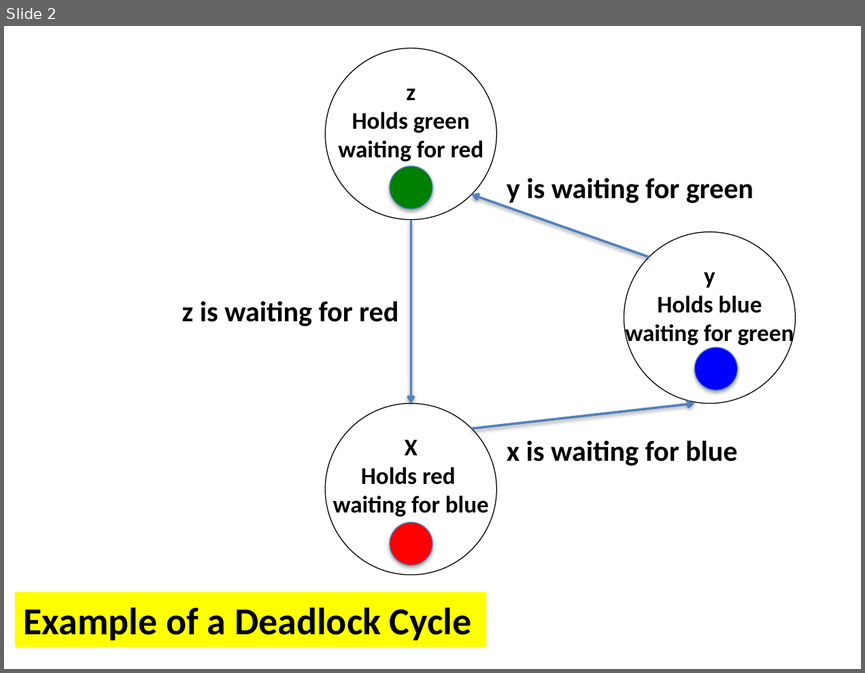
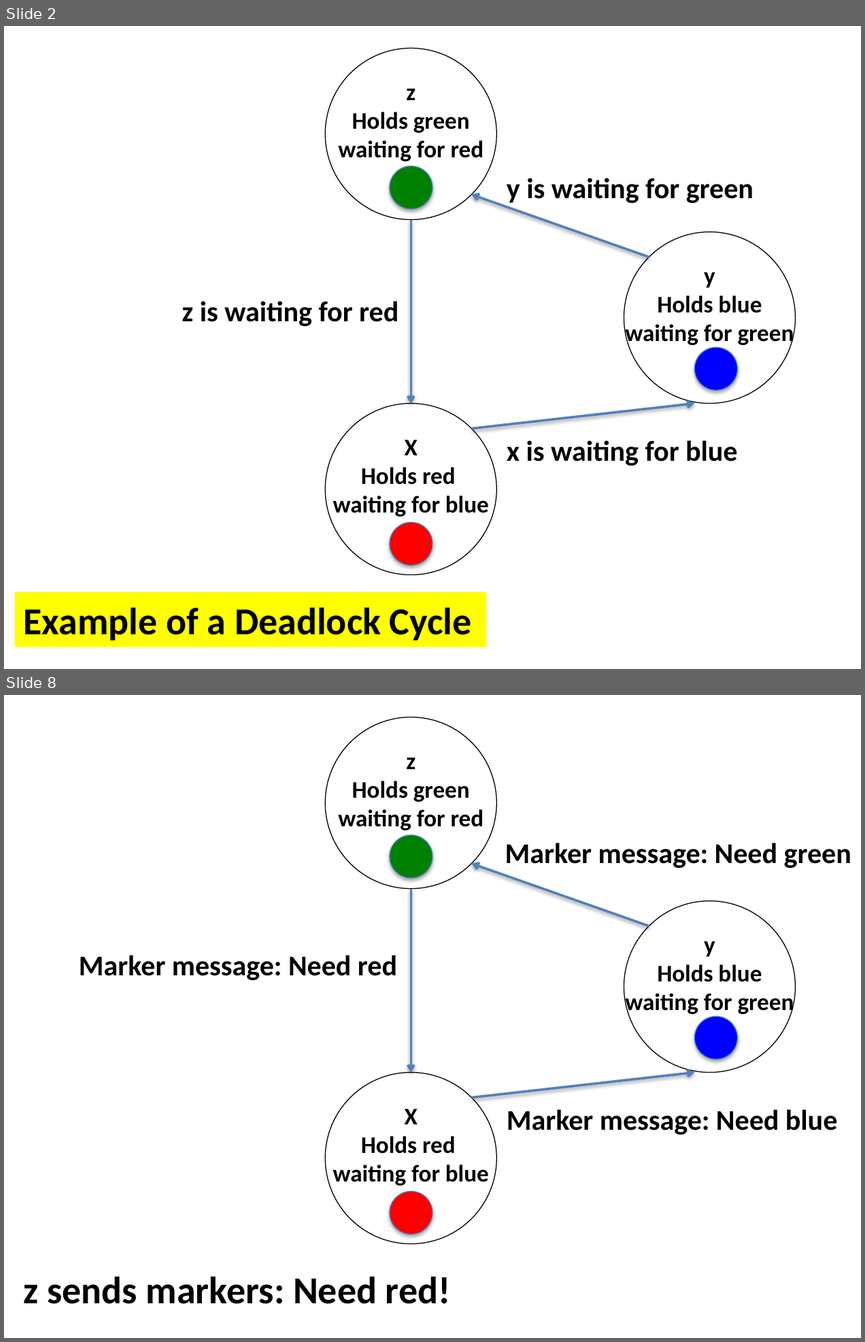
Before and after one commit to kmchandy/kmchandy.github.io, a slide deck: DeadlockDetection_And/DeadlockDetectionAnd.pptx. Shown one above the other, each under a label of ours: slide 2 before the commit, slides 2 and 8 after it; the slides between them are not shown. The pictures are 865x673 and 865x1342 pixels, drawn with LibreOffice and Linux fonts; fonts in the diff are those of the drawing. Boxes give left, top, right and bottom in pixels: in the first picture for what was removed or moved away, otherwise in the second. Text is boxed around its words. In the diff, an @@ line names an element or a change of style, - is before the commit and + after.

```diff
--- a/DeadlockDetection_And/DeadlockDetectionAnd.pptx
+++ b/DeadlockDetection_And/DeadlockDetectionAnd.pptx
@@ slide 8 added at [4, 695, 861, 1338], background #FFFFFF @@
@@ ellipse added at [325, 717, 496, 889], outline #000000 0.75 pt, 20 pt, text #000000, bold @@
+z
+Holds green
+waiting for red
@@ ellipse added at [390, 834, 432, 877], fill #008000, outline #4B7EBC 0.75 pt @@
@@ text added at [505, 843, 851, 868], 24 pt, text #000000, bold @@
+Marker message: Need green
@@ arrow added from (649, 926) to (472, 864), #4F81BD 2 pt @@
@@ arrow added from (411, 889) to (411, 1072), #4F81BD 2 pt @@
@@ ellipse added at [623, 900, 795, 1072], outline #000000 0.75 pt, 20 pt, text #000000, bold @@
+y
+Holds blue
+waiting for green
@@ text added at [79, 955, 397, 980], 24 pt, text #000000, bold @@
+Marker message: Need red
@@ ellipse added at [695, 1016, 738, 1059], fill #0000FF, outline #4B7EBC 0.75 pt @@
@@ ellipse added at [325, 1072, 496, 1243], outline #000000 0.75 pt, 20 pt, text #000000, bold @@
+X
+Holds red
+waiting for blue
@@ arrow added from (472, 1097) to (695, 1072), #4F81BD 2 pt @@
@@ text added at [507, 1109, 837, 1134], 24 pt, text #000000, bold @@
+Marker message: Need blue
@@ ellipse added at [390, 1191, 432, 1234], fill #FF0000, outline #4B7EBC 0.75 pt @@
@@ text added at [23, 1276, 451, 1304], 32 pt, text #000000, bold @@
+z sends markers: Need red!
```
Also in this commit, not shown: 5 other slides added, 7 other files.
